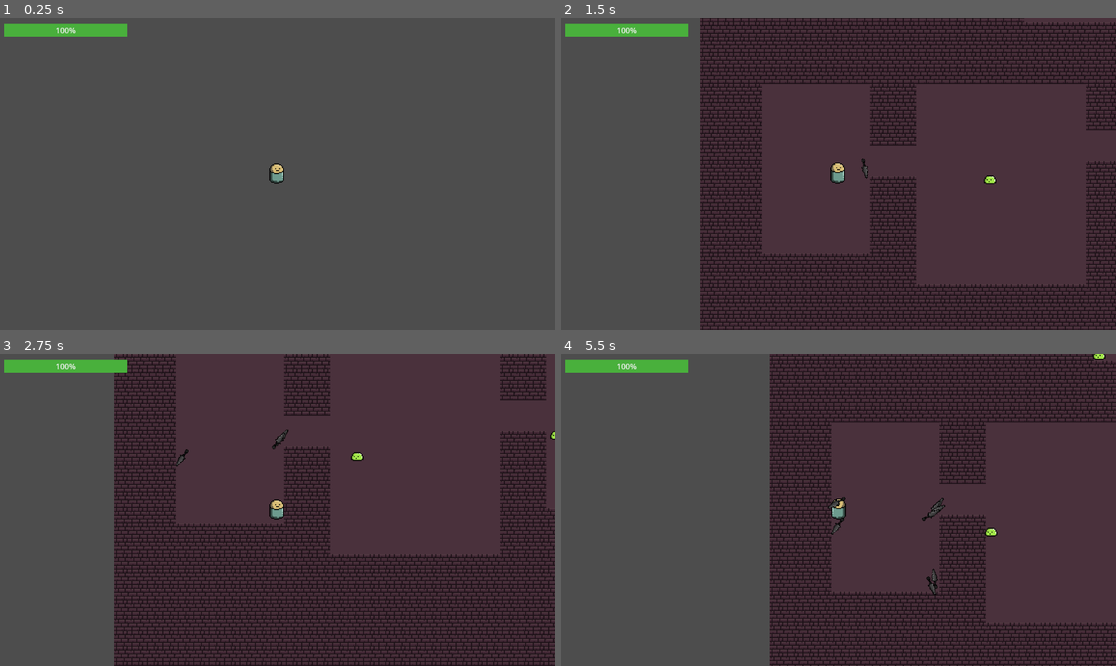
Above: before the commit, frames 1-4 (two rows, left to right).
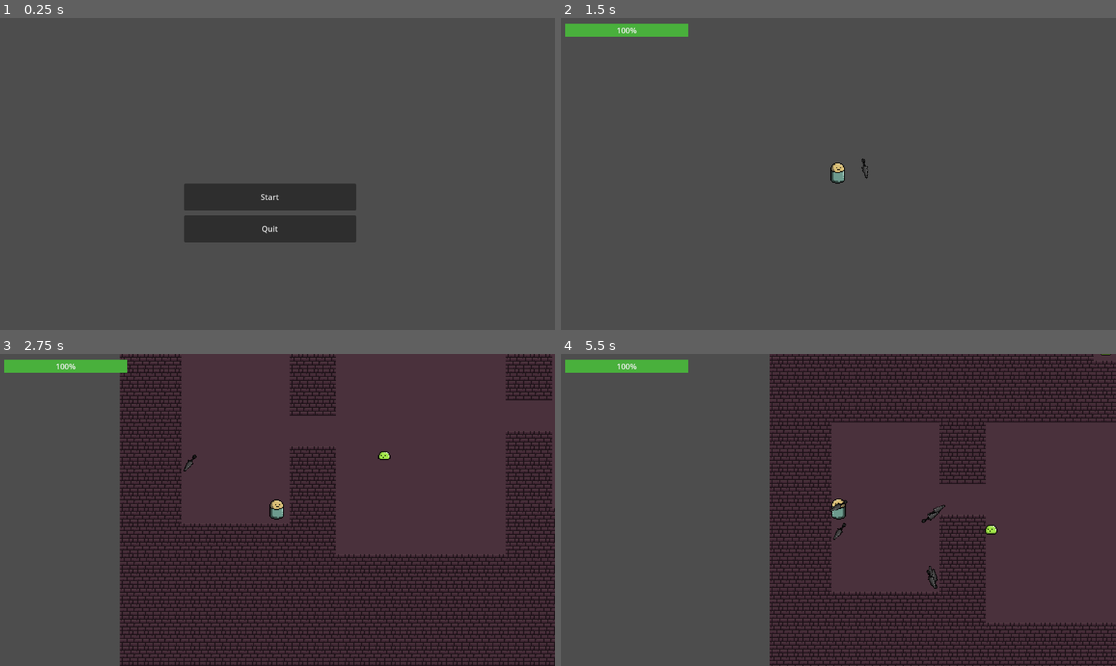
Above: after the commit, the same moments.

Repository: guywiththenose/DungeonGame
Game: Godot game, scene res://Menu.tscn
The game is run twice, just before and just after one commit, with the same random seed, the same clock (stepped at 60 frames per second) and the same inputs. Before the commit the project starts from res://Tilemap/main.tscn.
Inputs (mouse positions are in pixels of both pictures, inside the frame that each line leads up to):
- Up to frame 1 (0.25 s): no input
- Up to frame 2 (1.5 s): click (832, 195) at 0.5 s, where only the run after the commit has a clickable "Start"; move the mouse to (960, 158) at 1.27 s; hold D (right) from 1.28 s (still down); hold Space (attack) from 1.28 s (still down)
- Up to frame 3 (2.75 s): move the mouse to (166, 525) at 2.02 s; release D (right) at 2.03 s; release Space (attack) at 2.03 s; hold S (down) from 2.03 s (still down); tap Space (attack) at 2.1 s
- Up to frame 4 (5.5 s): move the mouse to (894, 441) at 2.77 s; release S (down) at 2.78 s; hold D (right) 2.78-3.53 s; hold Space (attack) 2.78-3.53 s; move the mouse to (810, 572) at 3.52 s; hold W (up) 3.53-4.28 s; tap Space (attack) at 3.6, 5.1 s; move the mouse to (1005, 556) at 4.27 s; hold Space (attack) 4.28-5.03 s; hold A (left) from 4.28 s (still down); move the mouse to (672, 463) at 5.02 s

The runs differ from the first frame. In frame 1, 6.3% of the frame differs, in the area x 0-65%, y 1-72%; in frame 2, 69%, in the area x 25-100%, y 0-100%; in frame 3, 9.8%; in frame 4, 0.4%.

Commit message:
v1.21
damage and stuff

Diff:
--- a/Control.gd
+++ b/Control.gd
@@ -5,4 +5,5 @@
 
 
 func _on_start_pressed():
-	get_tree().change_scene_to_file("res://main.tscn")
+	get_tree().change_scene_to_file("res://Tilemap/main.tscn")
+	PlayerStats.player_health = 100
--- a/Enemy1.gd
+++ b/Enemy1.gd
@@ -19,6 +19,8 @@
 				damagetimer.start()
 
 func _physics_process(delta):
+
+
 	var direction_to_player = global_position.direction_to(player.global_position)
 	velocity = direction_to_player * speed
 
--- a/Main.gd
+++ b/Main.gd
@@ -32,7 +32,7 @@
 	await level_finish_generator()
 	await spawn_enemies()
 	await generate_player()
-	player.dead.connect(player_death)
+	PlayerStats.dead.connect(player_death)
 
 func generate_player():
 	player.position = start_room.position
--- a/Player.gd
+++ b/Player.gd
@@ -7,8 +7,12 @@
 
 @onready var sprite = $PlayerSprite
 @onready var main = get_node('/root/Main')
+@onready var animation_player = $AnimationPlayer
+@onready var red = $red
 
-signal dead
+func _ready():
+	PlayerStats.take_damage.connect(player_damage)
+
 
 func _process(delta):
 	direction = Input.get_vector("left", "right", "up", "down")
@@ -21,9 +25,10 @@
 
 	if velocity.x > 0:
 		sprite.flip_h = false
+		red.flip_h = false
 	if velocity.x < 0:
 		sprite.flip_h = true
-
+		red.flip_h = true
 
 	move_and_slide()
 
@@ -36,6 +41,5 @@
 func _on_timer_timeout():
 	knife_ready = true
 
-func death():
-	if PlayerStats.player_health <= 0:
-		emit_signal("dead")
+func player_damage():
+	animation_player.play("opacity")
--- a/Singletons/player_stats.gd
+++ b/Singletons/player_stats.gd
@@ -4,7 +4,10 @@
 var player_max_health = 100
 
 signal take_damage
+signal dead
 
 func damage_player(amount):
 	player_health -= amount
 	emit_signal("take_damage")
+	if player_health <= 0:
+		emit_signal("dead")
--- a/UI.gd
+++ b/UI.gd
@@ -1,6 +1,7 @@
 extends CanvasLayer
 
 @onready var health = $Control/Health
+@onready var red = $Control/red
 
 func _ready():
 	PlayerStats.take_damage.connect(update_health)
--- a/enemy_1.tscn
+++ b/enemy_1.tscn
@@ -31,6 +31,9 @@
 [sub_resource type="CircleShape2D" id="CircleShape2D_3jqm3"]
 radius = 7.0
 
+[sub_resource type="CircleShape2D" id="CircleShape2D_t3mkt"]
+radius = 66.0076
+
 [node name="Enemy1" type="CharacterBody2D" groups=["enemy"]]
 collision_layer = 2
 collision_mask = 2
@@ -53,3 +56,8 @@
 [node name="Damagetimer" type="Timer" parent="Hitbox" groups=["enemy"]]
 wait_time = 0.3
 one_shot = true
+
+[node name="Playerbox" type="Area2D" parent="."]
+
+[node name="CollisionShape2D" type="CollisionShape2D" parent="Playerbox"]
+shape = SubResource("CircleShape2D_t3mkt")
--- a/player.tscn
+++ b/player.tscn
@@ -1,8 +1,9 @@
-[gd_scene load_steps=10 format=3 uid="uid://bn85kdfgutoyg"]
+[gd_scene load_steps=14 format=3 uid="uid://bn85kdfgutoyg"]
 
 [ext_resource type="Script" path="res://Player.gd" id="1_v4u6f"]
 [ext_resource type="Texture2D" uid="uid://c85wxe1pxme2x" path="res://New Piskel.png" id="2_krigf"]
 [ext_resource type="Script" path="res://UI.gd" id="3_875vu"]
+[ext_resource type="Texture2D" uid="uid://clb6edpolnx2n" path="res://image.png" id="4_81hli"]
 
 [sub_resource type="CapsuleShape2D" id="CapsuleShape2D_jq5pa"]
 radius = 7.0
@@ -30,6 +31,42 @@
 "speed": 4.0
 }]
 
+[sub_resource type="Animation" id="Animation_3iv8o"]
+resource_name = "opacity"
+tracks/0/type = "value"
+tracks/0/imported = false
+tracks/0/enabled = true
+tracks/0/path = NodePath(".:self_modulate")
+tracks/0/interp = 1
+tracks/0/loop_wrap = true
+tracks/0/keys = {
+"times": PackedFloat32Array(0, 0.1, 1),
+"transitions": PackedFloat32Array(1, 1, 1),
+"update": 0,
+"values": [Color(1, 1, 1, 0), Color(1, 1, 1, 0.67451), Color(1, 1, 1, 0)]
+}
+
+[sub_resource type="Animation" id="Animation_rhr33"]
+length = 0.001
+tracks/0/type = "value"
+tracks/0/imported = false
+tracks/0/enabled = true
+tracks/0/path = NodePath(".:self_modulate")
+tracks/0/interp = 1
+tracks/0/loop_wrap = true
+tracks/0/keys = {
+"times": PackedFloat32Array(0),
+"transitions": PackedFloat32Array(1),
+"update": 0,
+"values": [Color(1, 1, 1, 0)]
+}
+
+[sub_resource type="AnimationLibrary" id="AnimationLibrary_8yph3"]
+_data = {
+"RESET": SubResource("Animation_rhr33"),
+"opacity": SubResource("Animation_3iv8o")
+}
+
 [sub_resource type="StyleBoxFlat" id="StyleBoxFlat_mvr6b"]
 bg_color = Color(1, 0.335514, 0.269596, 1)
 
@@ -46,6 +83,19 @@
 sprite_frames = SubResource("SpriteFrames_sq2dd")
 autoplay = "default"
 frame_progress = 0.705093
+
+[node name="red" type="Sprite2D" parent="."]
+self_modulate = Color(1, 1, 1, 0)
+position = Vector2(2.38419e-07, -1)
+scale = Vector2(1.06667, 1)
+texture = ExtResource("4_81hli")
+
+[node name="AnimationPlayer" type="AnimationPlayer" parent="."]
+root_node = NodePath("../red")
+libraries = {
+"": SubResource("AnimationLibrary_8yph3")
+}
+speed_scale = 4.0
 
 [node name="Timer" type="Timer" parent="."]
 wait_time = 0.5
--- a/project.godot
+++ b/project.godot
@@ -11,7 +11,7 @@
 [application]
 
 config/name="Castle Dungeon"
-run/main_scene="res://Tilemap/main.tscn"
+run/main_scene="res://Menu.tscn"
 config/features=PackedStringArray("4.2", "GL Compatibility")
 config/icon="res://icon.svg"
 
Not shown, added: Solid_red.svg.png.import
Not shown: 1 places in enemy_1.tscn that only renumber resources
Binary file added: image.png
Not shown, added: image.png.import
